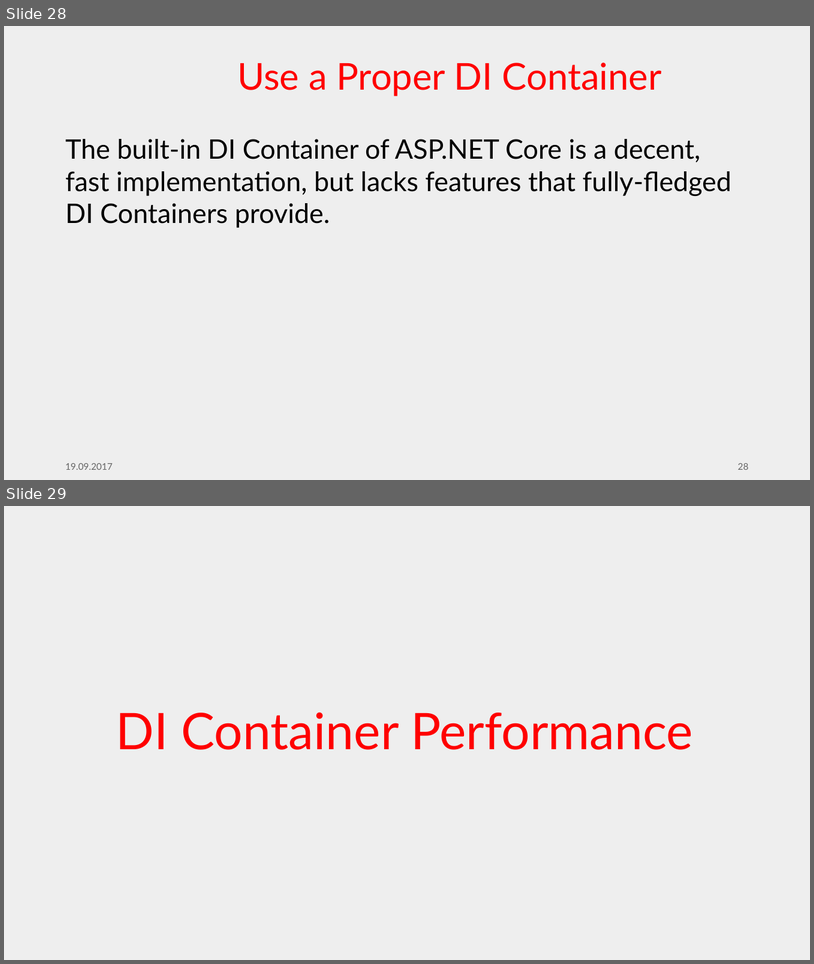
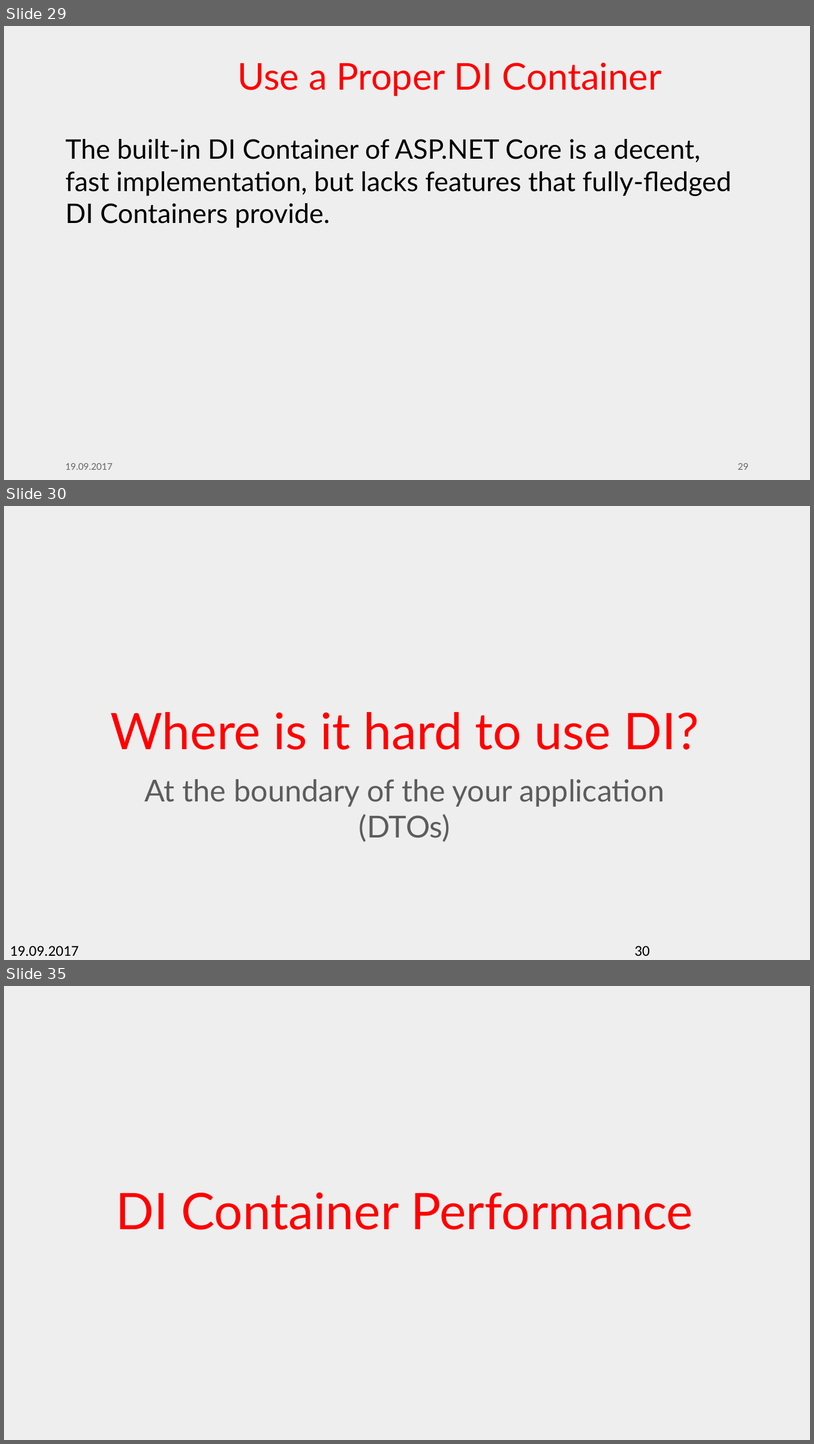
Before and after one commit to feO2x/AdcCore2017.DependencyInjection, a slide deck: ADC Core 2017 - Designing ASP.NET Core Apps with Dependency Injection in Mind.pptx. Shown one above the other, each under a label of ours: slides 28 and 29 before the commit, slides 29, 30 and 35 after it; the slides between them are not shown. The pictures are 814x964 and 814x1444 pixels, drawn with LibreOffice and Linux fonts; fonts in the diff are those of the drawing; background and template pictures are left out. Boxes give left, top, right and bottom in pixels: in the first picture for what was removed or moved away, otherwise in the second. Text is boxed around its words. In the diff, an @@ line names an element or a change of style, - is before the commit and + after.

Commit message:
fixed CodeSnippets, updaetd presentation with DI at the boundary

```diff
--- a/ADC Core 2017 - Designing ASP.NET Core Apps with Dependency Injection in Mind.pptx
+++ b/ADC Core 2017 - Designing ASP.NET Core Apps with Dependency Injection in Mind.pptx
@@ slide 30 added at <box>4,506,810,960</box>, background #EEEEEE @@
@@ title added at <box>110,712,699,750</box>, 60 pt, text #FF0000 @@
+Where is it hard to use DI?
@@ subtitle added at <box>144,779,665,841</box>, 36 pt, text #5C5C5C @@
+At the boundary of the your application (DTOs)
@@ text added at <box>10,945,79,955</box>, 18 pt, text #000000 @@
+19.09.2017
@@ page number added at <box>635,945,650,955</box>, 18 pt, text #000000 @@
+30
@@ what was slide 28 is now slide 29 @@
@@ page number at <box>738,463,749,469</box>: text changed @@
-28
+29
@@ what was slide 29 is now slide 35 @@
```
Also in this commit, not shown: 2 slides changed, 5 other slides added, 1 other file.
